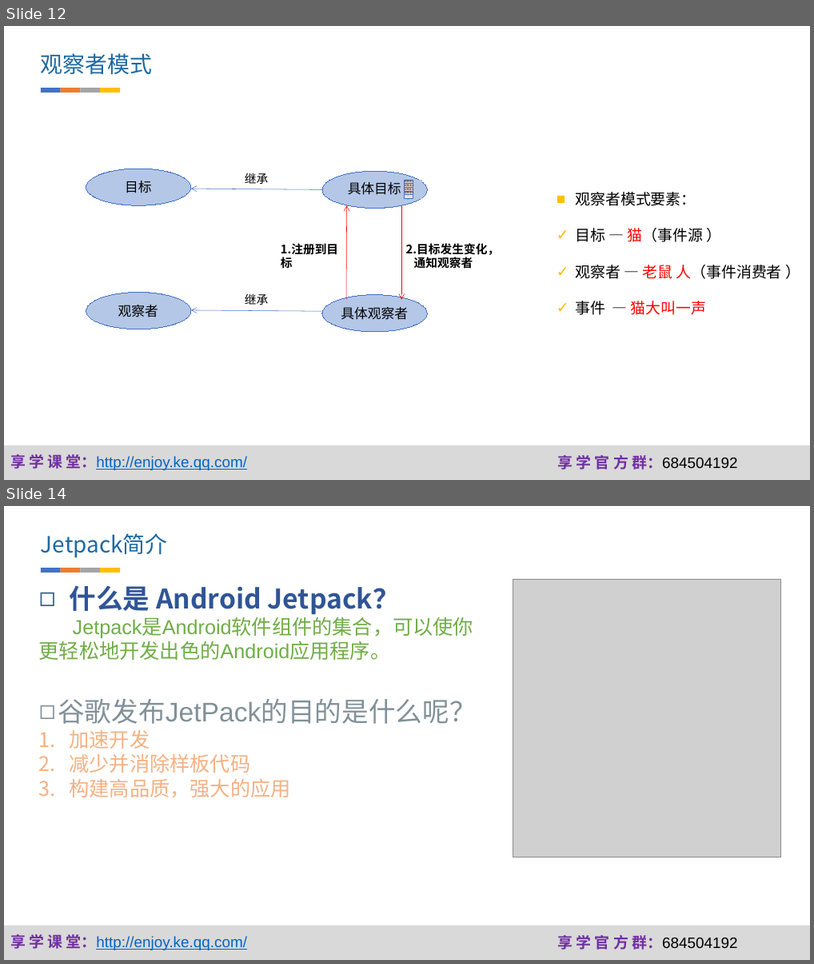
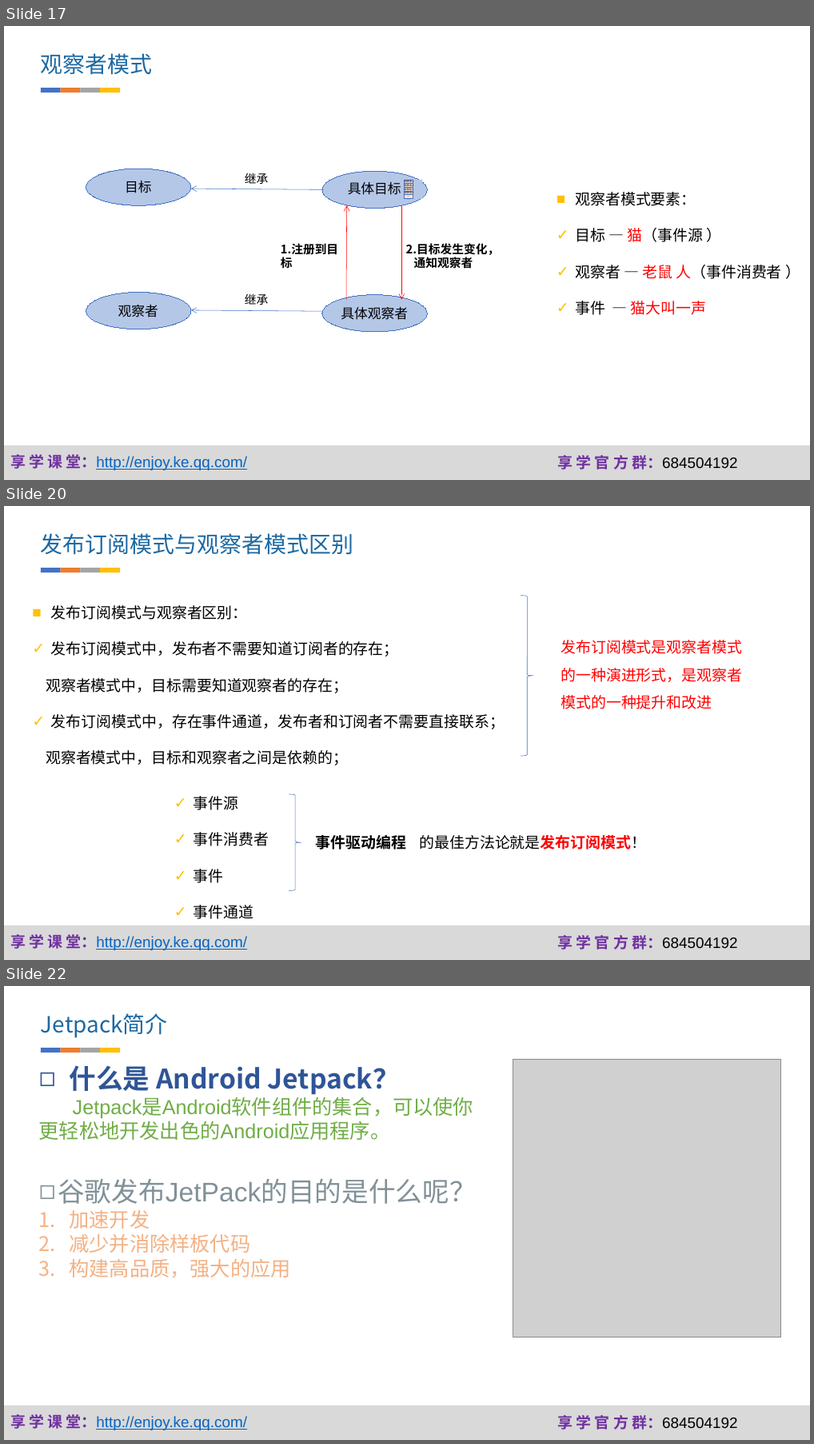
Before and after one commit to fanzhangvip/xiangxue, a slide deck: pre/Android Fragment爬坑记.pptx. Shown one above the other, each under a label of ours: slides 12 and 14 before the commit, slides 17, 20 and 22 after it; the slides between them are not shown. The pictures are 814x964 and 814x1444 pixels, drawn with LibreOffice and Linux fonts; fonts in the diff are those of the drawing; grey boxes stand for pictures; background and template pictures are left out. Boxes give left, top, right and bottom in pixels: in the first picture for what was removed or moved away, otherwise in the second. Text is boxed around its words. In the diff, an @@ line names an element or a change of style, - is before the commit and + after.

```diff
--- a/pre/Android Fragment爬坑记.pptx
+++ b/pre/Android Fragment爬坑记.pptx
@@ slide 20 added at (x1=4, y1=506, x2=810, y2=960), background #FFFFFF; not listed: 3 template elements that a slide beside it also shows @@
@@ text added at (x1=41, y1=533, x2=354, y2=555), 26.6 pt, text #1D69A3 @@
+发布订阅模式与观察者模式区别
@@ group added at (x1=41, y1=568, x2=120, y2=572): 4 rectangles @@
@@ right brace added at (x1=522, y1=596, x2=534, y2=756), outline #4472C4 0.5 pt @@
@@ text added at (x1=46, y1=605, x2=505, y2=765), 18 pt, text #000000 @@
+    ■ 发布订阅模式与观察者区别：
+    ✓ 发布订阅模式中，发布者不需要知道订阅者的存在；
+    观察者模式中，目标需要知道观察者的存在；
+    ✓ 发布订阅模式中，存在事件通道，发布者和订阅者不需要直接联系；
+    观察者模式中，目标和观察者之间是依赖的；
@@ text added at (x1=561, y1=640, x2=742, y2=709), 18 pt, text #FF0000 @@
+发布订阅模式是观察者模式的一种演进形式，是观察者模式的一种提升和改进
@@ text added at (x1=194, y1=796, x2=269, y2=919), 18 pt, text #000000 @@
+    ✓ 事件源
+    ✓ 事件消费者
+    ✓ 事件
+    ✓ 事件通道
@@ left brace added at (x1=289, y1=794, x2=302, y2=890), outline #4472C4 0.5 pt @@
@@ text added at (x1=316, y1=835, x2=406, y2=849), 18 pt, text #000000, bold @@
+事件驱动编程
@@ text added at (x1=420, y1=835, x2=646, y2=849), 18 pt, text #000000 @@
+的最佳方法论就是发布订阅模式！
@@ what was slide 12 is now slide 17 @@
@@ what was slide 14 is now slide 22 @@
```
Also in this commit, not shown: 8 slides changed, 9 other slides added, 12 other files.
